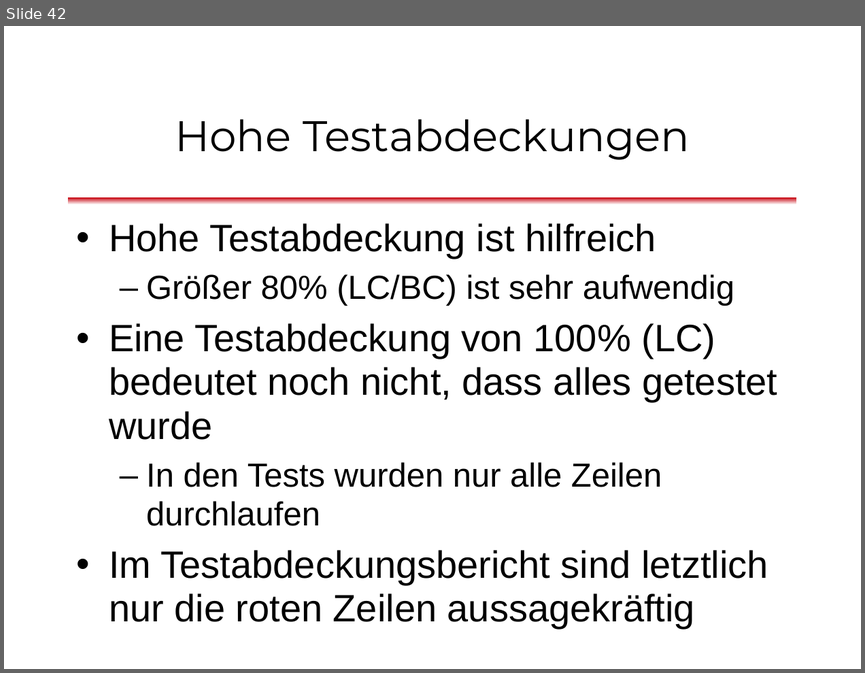
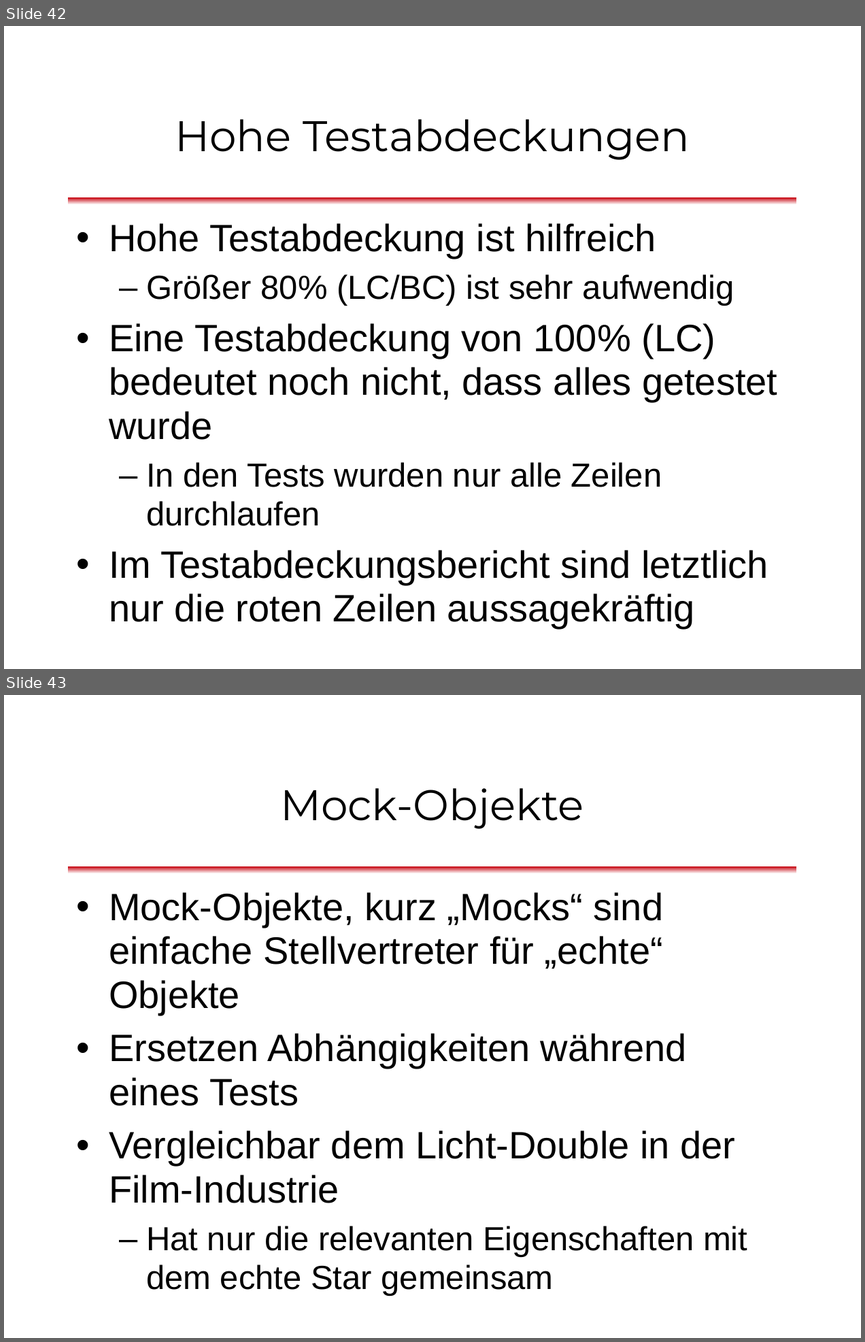
Before and after one commit to dlindner/vorlesung-se2-dhbw, a slide deck: added_2013/Unit Tests mit JUnit (2013).odp. Shown one above the other, each under a label of ours: slide 42 before the commit, slides 42 and 43 after it. The pictures are 865x673 and 865x1342 pixels, drawn with LibreOffice and Linux fonts; fonts in the diff are those of the drawing; background and template pictures are left out. Boxes give left, top, right and bottom in pixels: in the first picture for what was removed or moved away, otherwise in the second. Text is boxed around its words. In the diff, an @@ line names an element or a change of style, - is before the commit and + after.

Commit message:
Mock-Objekte beschrieben. Vorlesungseinheit fertig

```diff
--- a/added_2013/Unit Tests mit JUnit (2013).odp
+++ b/added_2013/Unit Tests mit JUnit (2013).odp
@@ slide 43 added at bbox=[4, 695, 861, 1338], background #FFFFFF; not listed: 1 template element that a slide beside it also shows @@
@@ title added at bbox=[280, 788, 584, 829], 36 pt, text #000000 @@
+Mock-Objekte
@@ text added at bbox=[109, 892, 747, 1295], 32 pt, text #000000 @@
+• Mock-Objekte, kurz „Mocks“ sind einfache Stellvertreter für „echte“ Objekte
+• Ersetzen Abhängigkeiten während eines Tests
+• Vergleichbar dem Licht-Double in der Film-Industrie
+  – Hat nur die relevanten Eigenschaften mit dem echte Star gemeinsam
```
Also in this commit, not shown: 11 other slides added, 2 slides removed.
